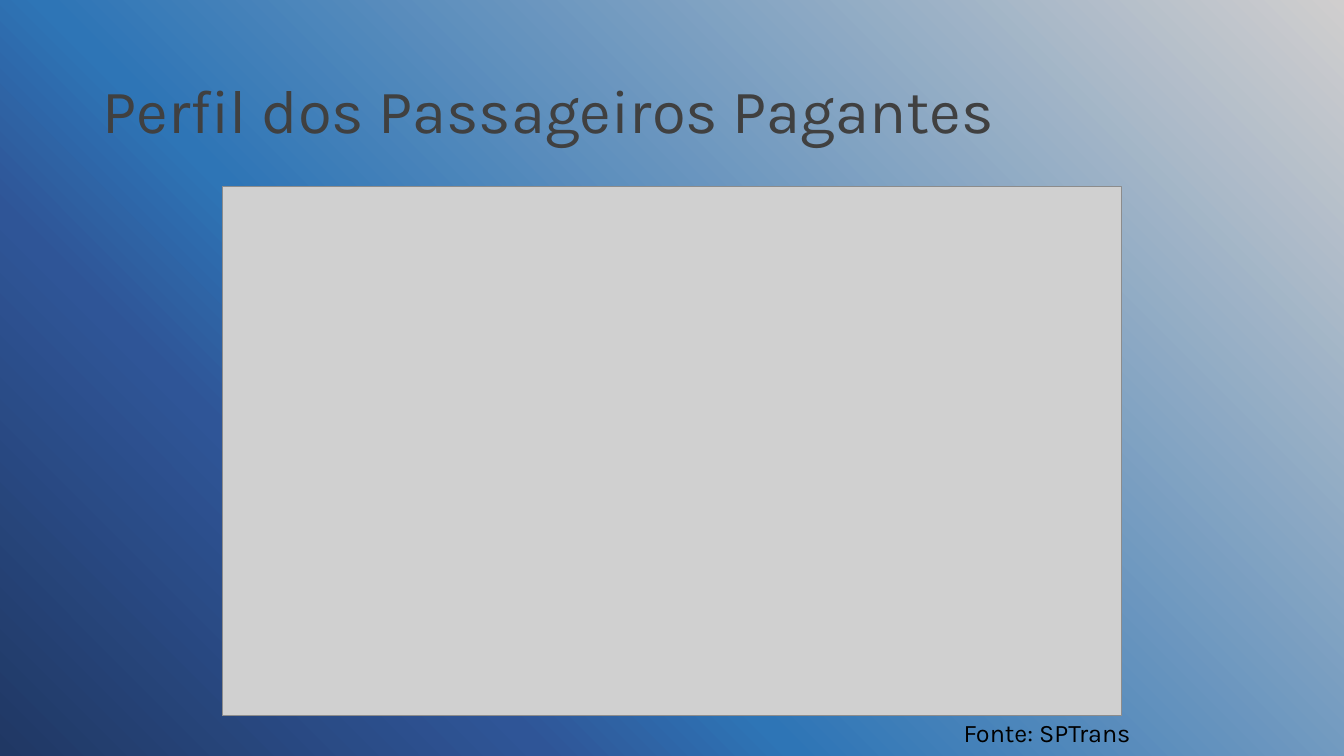
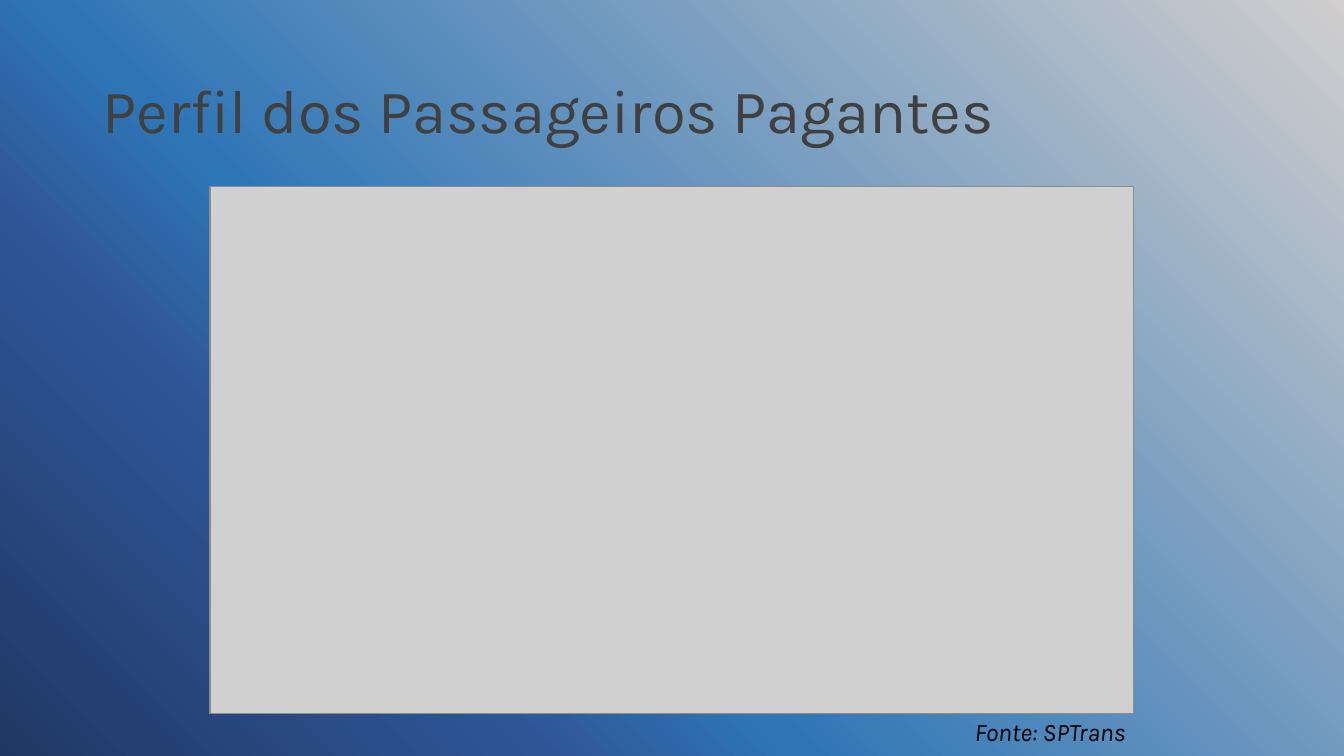
Before and after one commit to alitaca/Projeto_final, a slide deck: slide 9 of transporte_sp.pptx (slide 6 before the commit). Drawn at 1344x756 pixels with LibreOffice and Linux fonts; fonts in the diff are those of the drawing; grey boxes stand for pictures; background and template pictures are left out. Boxes give left, top, right and bottom in pixels: in the first picture for what was removed or moved away, otherwise in the second. Text is boxed around its words. In the diff, an @@ line names an element or a change of style, - is before the commit and + after.

```diff
--- a/transporte_sp.pptx
+++ b/transporte_sp.pptx
@@ picture: place and size @@
-picture at [222, 187, 1122, 716]
+picture at [210, 187, 1134, 714]
@@ text "Fonte: SPTrans": place and size @@
-text "Fonte: SPTrans" at [964, 726, 1130, 743]
+text "Fonte: SPTrans" at [975, 725, 1126, 742]
@@ text "Fonte: SPTrans" at [975, 725, 1126, 742]: italic on @@
```
Also in this commit, not shown: 5 other slides changed, 6 slides added, 1 slide removed.
